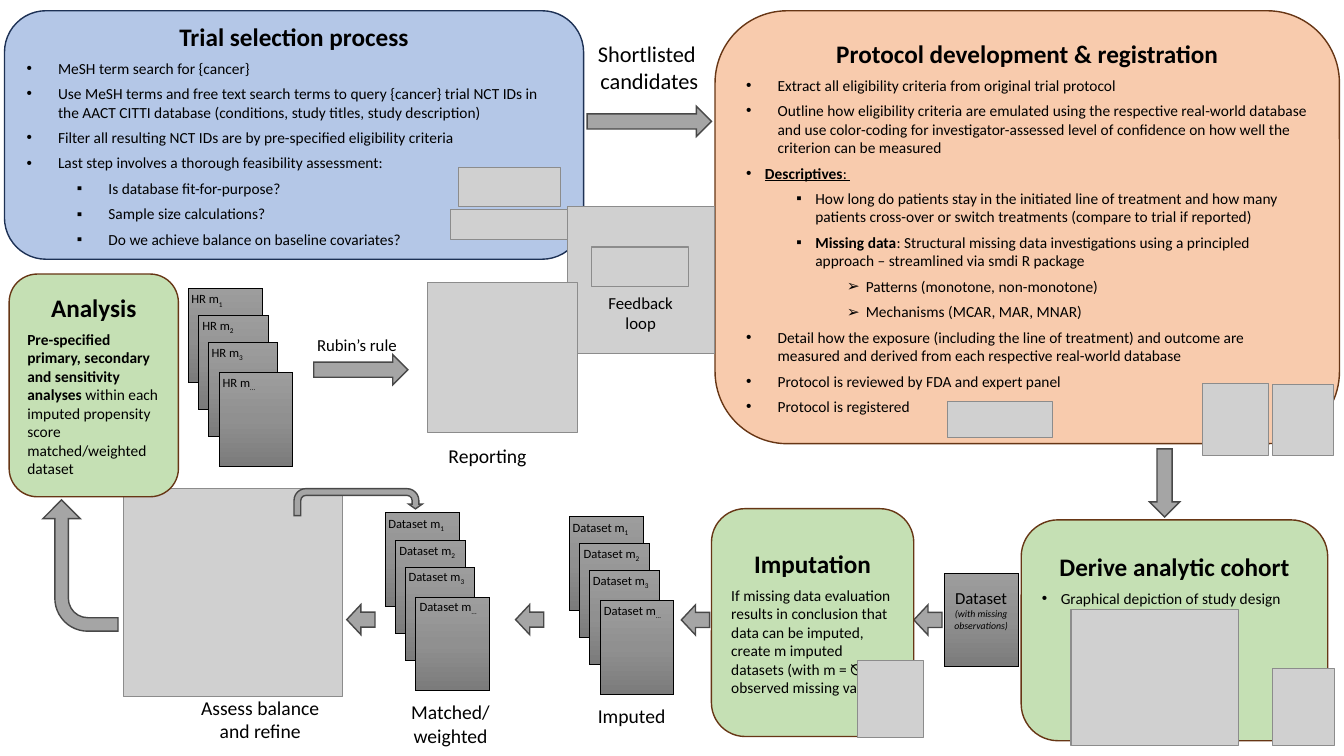
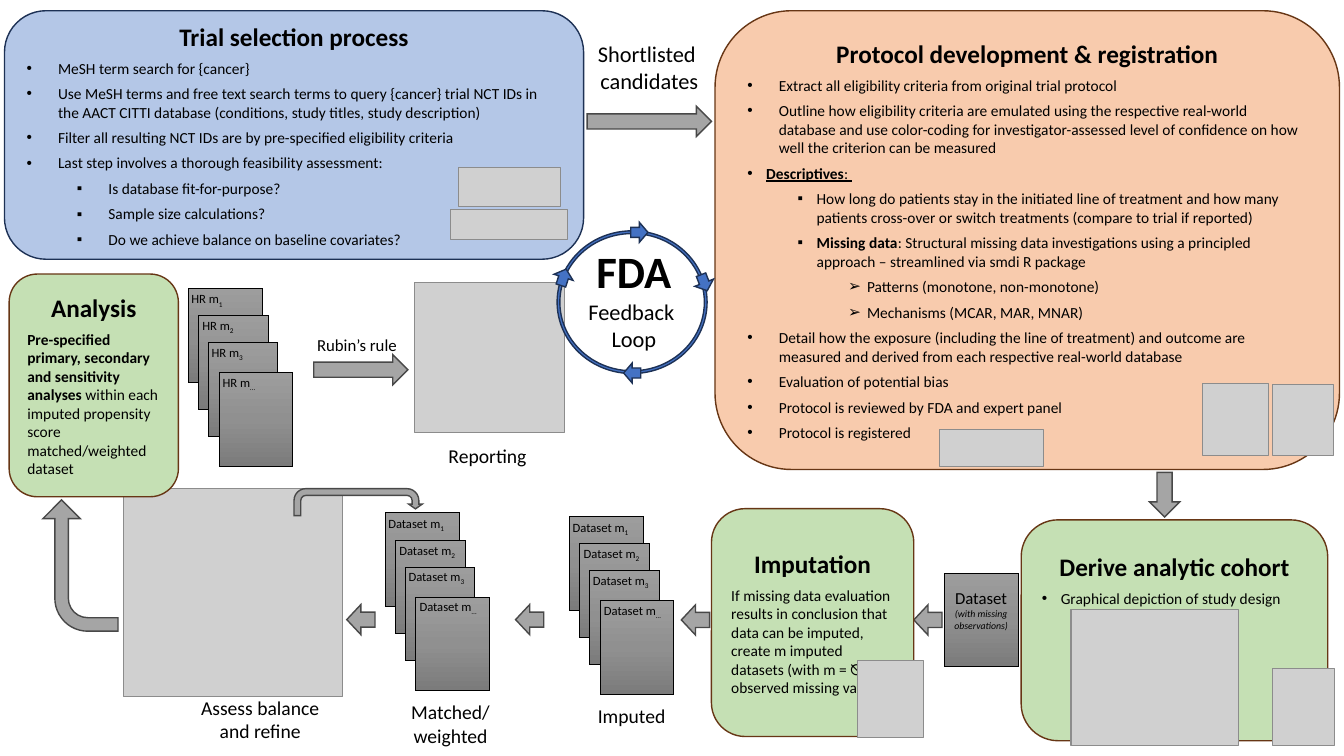
Before and after one commit to janickweberpals/encore-process-manuscript, a slide deck: slide 1 of figures/figures_manual.pptx. Drawn at 1344x756 pixels with LibreOffice and Linux fonts; fonts in the diff are those of the drawing; grey boxes stand for pictures. Boxes give left, top, right and bottom in pixels: in the first picture for what was removed or moved away, otherwise in the second. Text is boxed around its words. In the diff, an @@ line names an element or a change of style, - is before the commit and + after.

```diff
--- a/figures/figures_manual.pptx
+++ b/figures/figures_manual.pptx
@@ rounded rectangle "Protocol development & registration": place and size @@
-rounded rectangle "Protocol development & registration" at box(715, 11, 1339, 444)
+rounded rectangle "Protocol development & registration" at box(715, 11, 1339, 470)
@@ picture removed at box(568, 207, 715, 354) @@
@@ donut added at box(558, 231, 708, 374), fill #4472C4, outline #1E3256 1 pt @@
@@ right arrow added at box(631, 223, 648, 243), fill #4472C4, outline #1E3256 1 pt @@
@@ right arrow added at box(552, 266, 576, 289), fill #4472C4, outline #1E3256 1 pt @@
@@ text at box(588, 259, 674, 351): text changed; size 12 to 16 pt @@
-Feedback loop
+FDA
+Feedback
+Loop
@@ picture removed at box(592, 247, 689, 286) @@
@@ picture: place and size @@
-picture at box(427, 282, 578, 433)
+picture at box(415, 282, 566, 433)
@@ right arrow added at box(692, 272, 717, 295), fill #4472C4, outline #1E3256 1 pt @@
@@ right arrow added at box(624, 363, 641, 383), fill #4472C4, outline #1E3256 1 pt @@
@@ text in rounded rectangle at box(779, 376, 949, 390): paragraph added @@
+• Evaluation of potential bias
@@ picture: place and size @@
-picture at box(948, 401, 1053, 439)
+picture at box(940, 430, 1045, 467)
@@ right arrow: place and size @@
-right arrow at box(1150, 449, 1180, 517)
+right arrow at box(1149, 473, 1180, 517)
```
Also in this commit, not shown: 3 other files.
